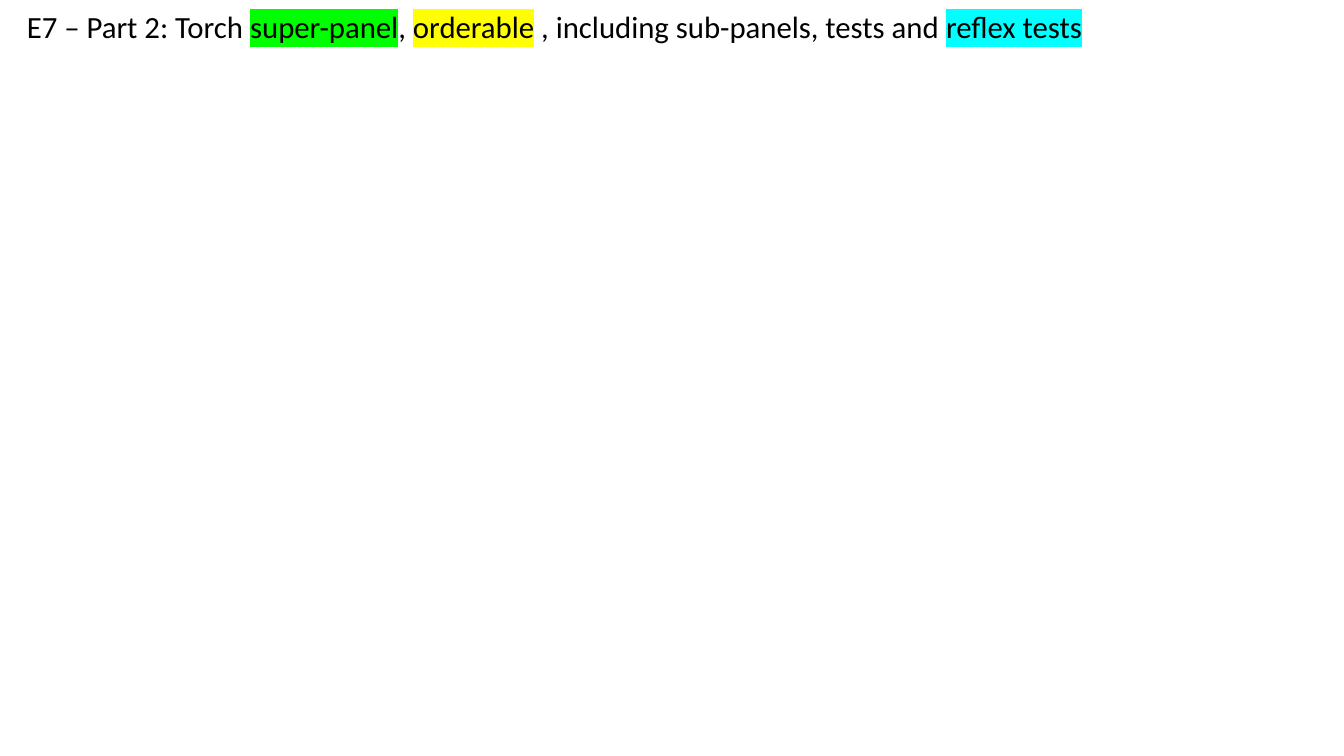
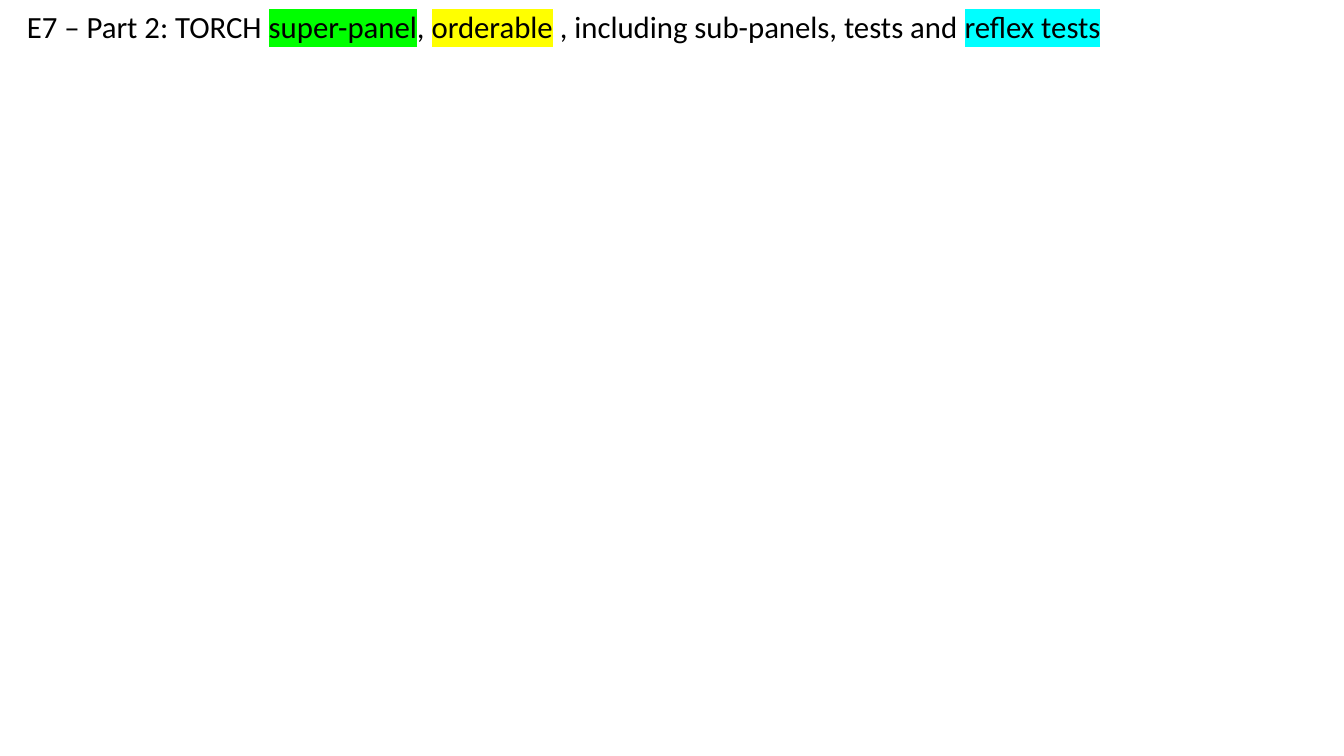
Before and after one commit to HL7/fhir-order-catalog, a slide deck: slide 1 of input/images-source/LabExampleE7TechnicalPart2.pptx. Drawn at 1344x756 pixels with LibreOffice and Linux fonts; fonts in the diff are those of the drawing. Boxes give left, top, right and bottom in pixels: in the first picture for what was removed or moved away, otherwise in the second. Text is boxed around its words. In the diff, an @@ line names an element or a change of style, - is before the commit and + after.

Commit message:
TORCH narrative + figures

```diff
--- a/input/images-source/LabExampleE7TechnicalPart2.pptx
+++ b/input/images-source/LabExampleE7TechnicalPart2.pptx
@@ text at (27, 12, 1100, 46): text changed @@
-E7 – Part 2: Torch super-panel, orderable , including sub-panels, tests and reflex tests
+E7 – Part 2: TORCH super-panel, orderable , including sub-panels, tests and reflex tests
```
Also in this commit, not shown: 11 other files.
